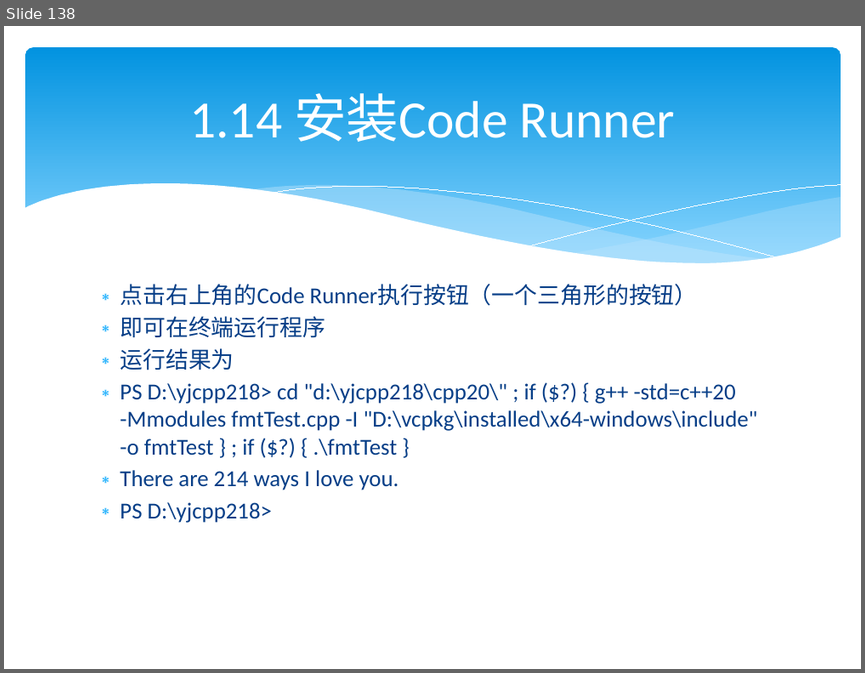
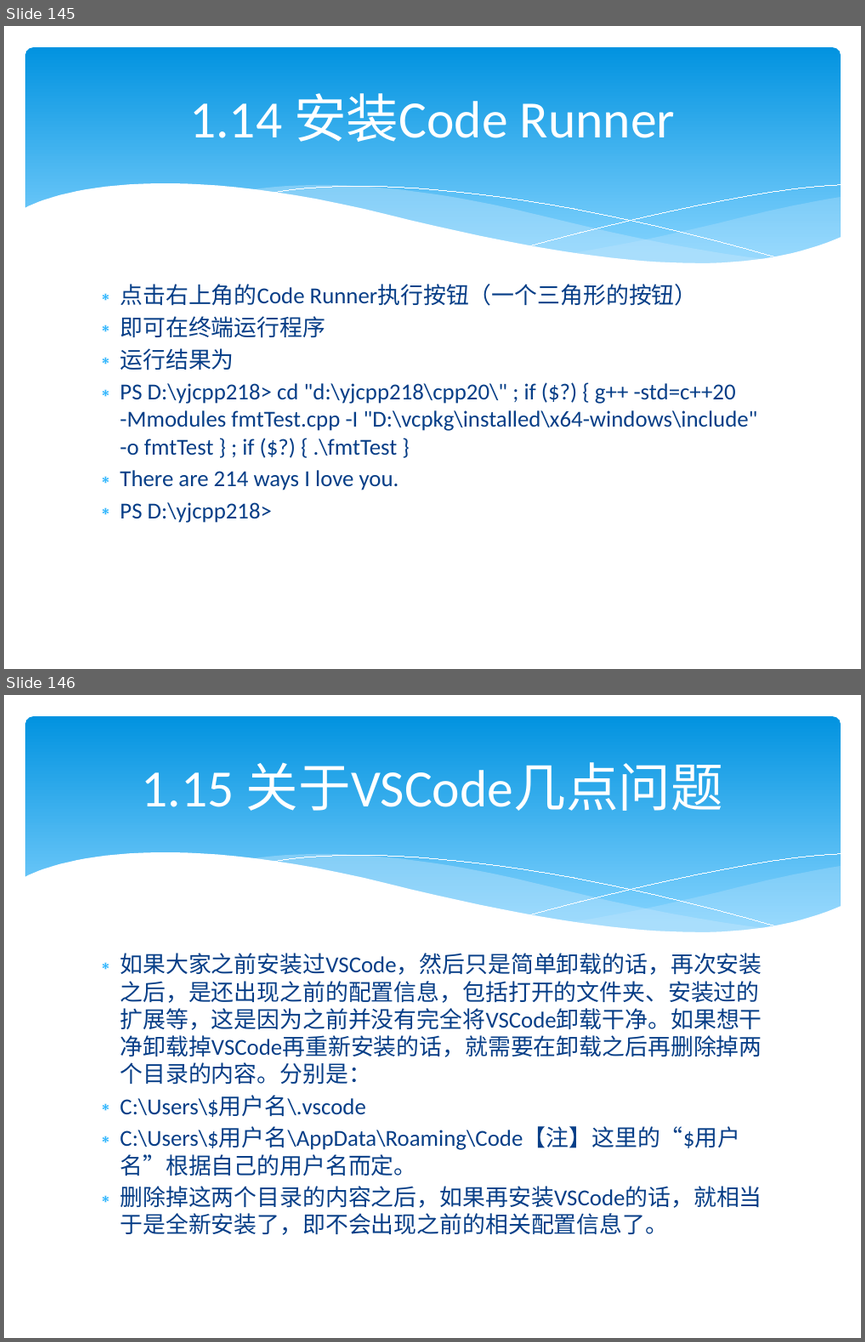
Before and after one commit to lamplight8/cpp, a slide deck: ppt/ch01_绪论_3.pptx. Shown one above the other, each under a label of ours: slide 138 before the commit, slides 145 and 146 after it. The pictures are 865x673 and 865x1342 pixels, drawn with LibreOffice and Linux fonts; fonts in the diff are those of the drawing. Boxes give left, top, right and bottom in pixels: in the first picture for what was removed or moved away, otherwise in the second. Text is boxed around its words. In the diff, an @@ line names an element or a change of style, - is before the commit and + after.

```diff
--- a/ppt/ch01_绪论_3.pptx
+++ b/ppt/ch01_绪论_3.pptx
@@ slide 146 added at [4,695,861,1338], background #FFFFFF; not listed: 6 template elements that a slide beside it also shows @@
@@ title added at [142,762,723,811], 44 pt, text #FFFFFF @@
+1.15 关于VSCode几点问题
@@ text added at [120,953,761,1235], 19.2 pt, text #073E87 @@
+∗ 如果大家之前安装过VSCode，然后只是简单卸载的话，再次安装之后，是还出现之前的配置信息，包括打开的文件夹、安装过的扩展等，这是因为之前并没有完全将VSCode卸载干净。如果想干净卸载掉VSCode再重新安装的话，就需要在卸载之后再删除掉两个目录的内容。分别是：
+∗ C:\Users\$用户名\.vscode
+∗ C:\Users\$用户名\AppData\Roaming\Code【注】这里的“$用户名”根据自己的用户名而定。
+∗ 删除掉这两个目录的内容之后，如果再安装VSCode的话，就相当于是全新安装了，即不会出现之前的相关配置信息了。
@@ what was slide 138 is now slide 145 @@
```
Also in this commit, not shown: 14 slides changed, 10 other slides added, 1 other file.
